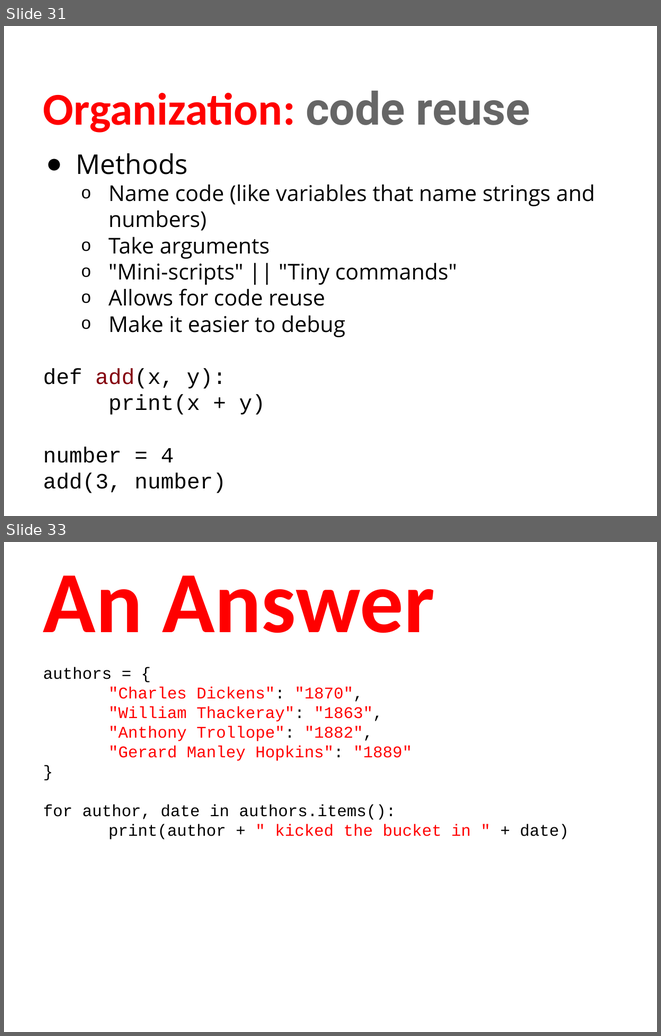
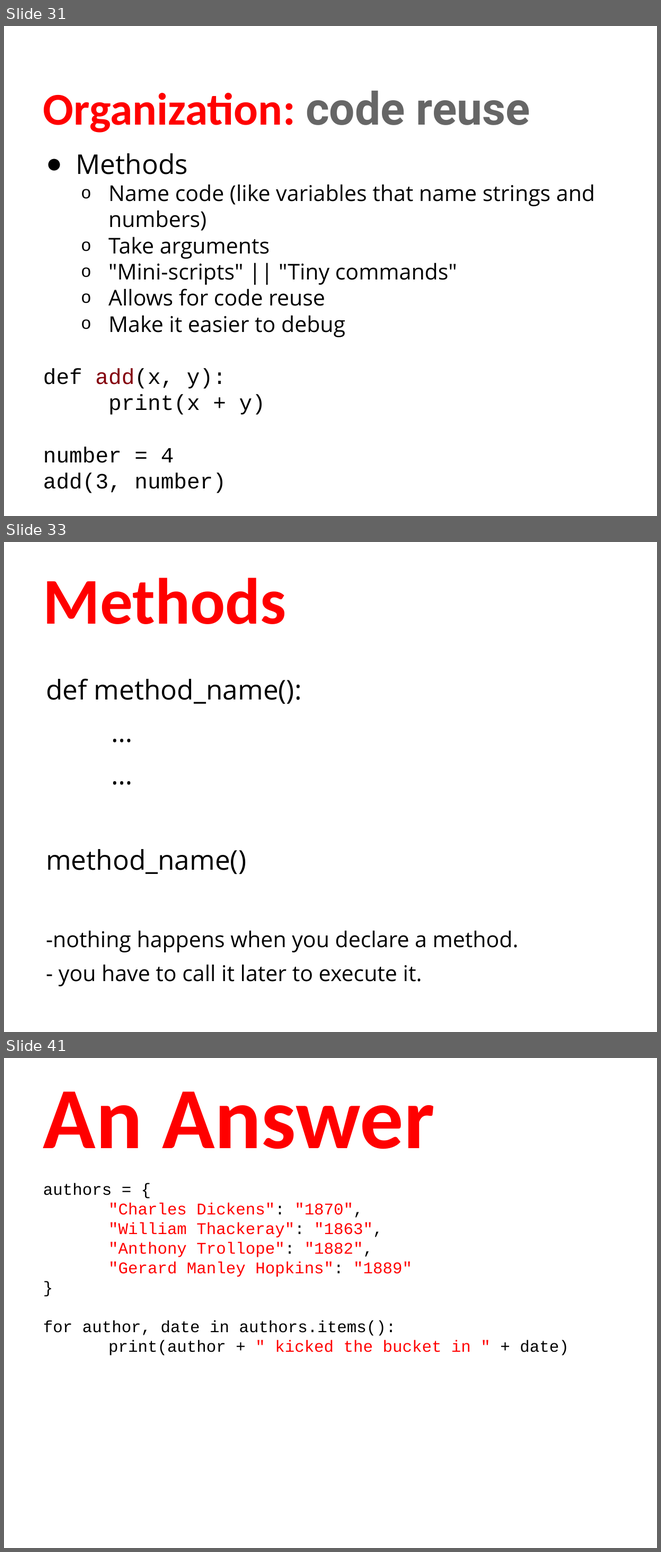
Before and after one commit to humanitiesprogramming/slides, a slide deck: 2018/python/Python Programming Concepts II.pptx. Shown one above the other, each under a label of ours: slides 31 and 33 before the commit, slides 31, 33 and 41 after it; the slides between them are not shown. The pictures are 661x1036 and 661x1552 pixels, drawn with LibreOffice and Linux fonts; fonts in the diff are those of the drawing. Boxes give left, top, right and bottom in pixels: in the first picture for what was removed or moved away, otherwise in the second. Text is boxed around its words. In the diff, an @@ line names an element or a change of style, - is before the commit and + after.

Commit message:
Update method work

```diff
--- a/2018/python/Python Programming Concepts II.pptx
+++ b/2018/python/Python Programming Concepts II.pptx
@@ slide 33 added at [4,542,657,1032], background #FFFFFF @@
@@ title added at [43,578,286,624], 72 pt, text #FF0000, bold @@
+Methods
@@ text added at [46,678,519,986], 24 pt, text #000000 @@
+def method_name():
+…
+…
+method_name()
+-nothing happens when you declare a method.
+- you have to call it later to execute it.
@@ what was slide 33 is now slide 41 @@
```
Also in this commit, not shown: 1 slide changed, 7 other slides added, 1 other file.
